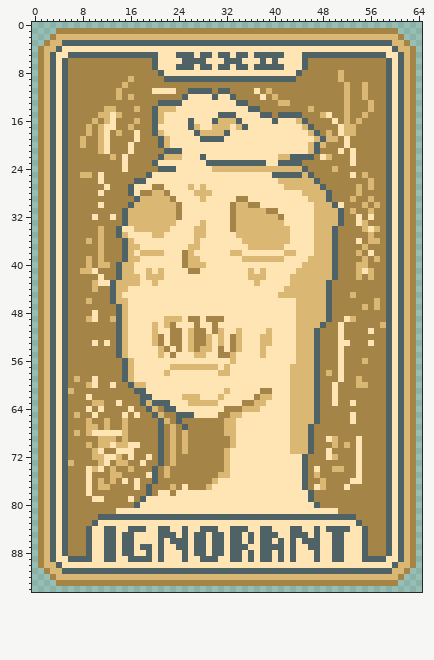
Sprite sheet -- assets/1x/Ignorant.png. This is how it looked before the edit.
The file is 65x95 pixels.
And afterwards:
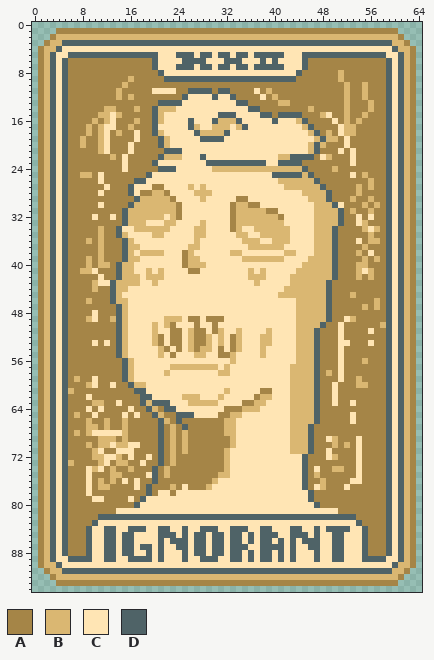
Palette (. is transparent): A #a58547  B #dab772  C #ffe5b4  D #4f6367
Changes in this commit:
y 32: x 22 B -> C
y 33: x 19..21 BBB -> CCC
y 34: x 35..36 BB -> CC
y 35: x 36..37 BB -> CC
y 36: x 38..39 BB -> CC
